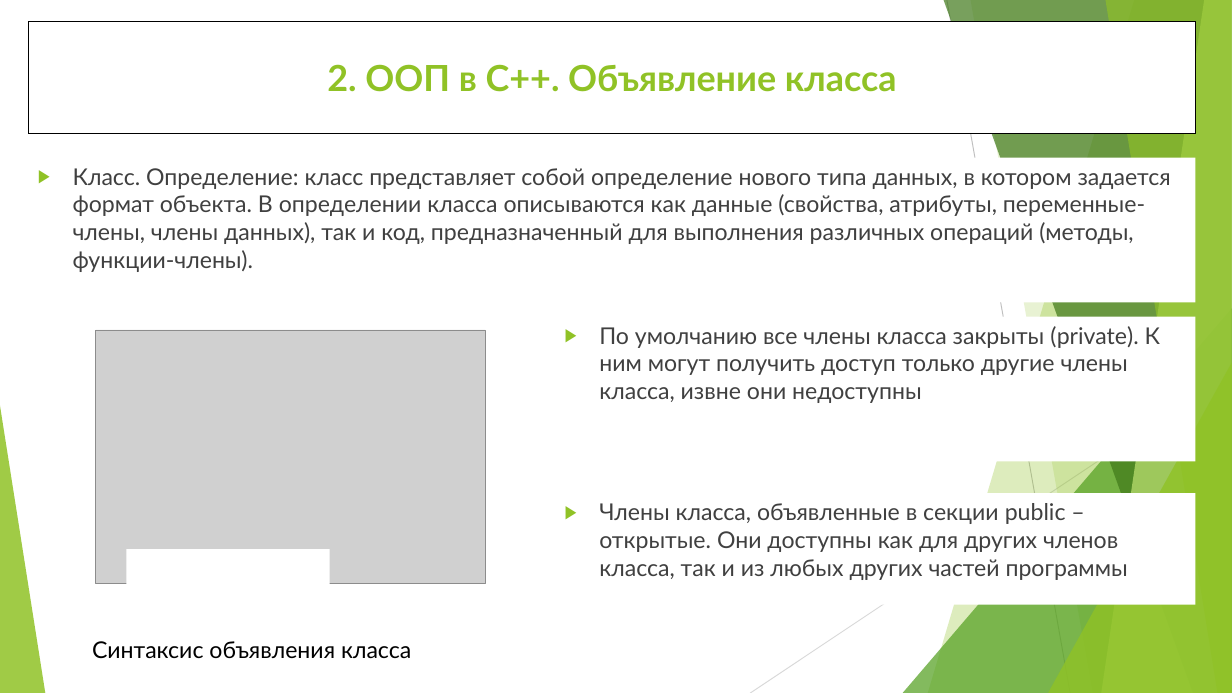
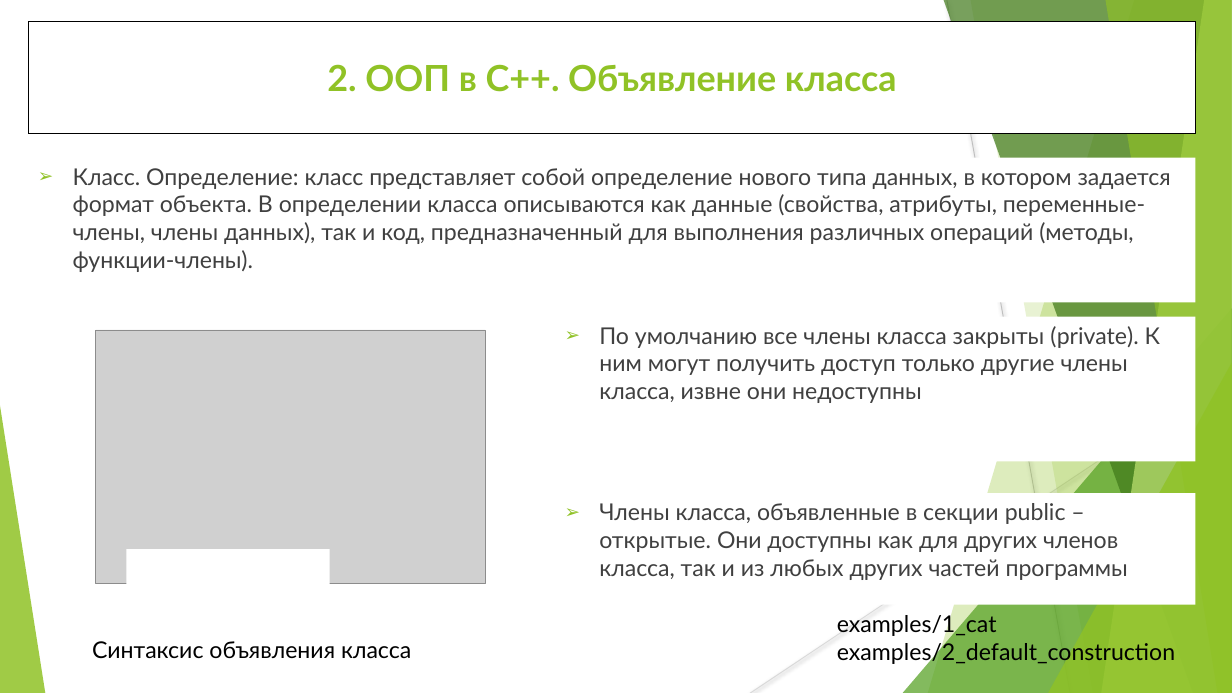
Before and after one commit to WhiteCatStudies/lectures, a slide deck: slide 18 of pt1/lectures/lecture1/lecture1.pptx. Drawn at 1232x693 pixels with LibreOffice and Linux fonts; fonts in the diff are those of the drawing; grey boxes stand for pictures. Boxes give left, top, right and bottom in pixels: in the first picture for what was removed or moved away, otherwise in the second. Text is boxed around its words. In the diff, an @@ line names an element or a change of style, - is before the commit and + after.

Commit message:
Part1 lecture1: example on initialization list. Example references in presentation

```diff
--- a/pt1/lectures/lecture1/lecture1.pptx
+++ b/pt1/lectures/lecture1/lecture1.pptx
@@ bullet ▶ to ➢ in 3 elements at (x1=73, y1=168, x2=1171, y2=272), (x1=555, y1=317, x2=1196, y2=462), (x1=555, y1=494, x2=1196, y2=605) @@
@@ text added at (x1=837, y1=612, x2=1175, y2=665), 18 pt, text #000000 @@
+examples/1_cat
+examples/2_default_construction
```
Also in this commit, not shown: 26 other slides changed, 3 other files.
